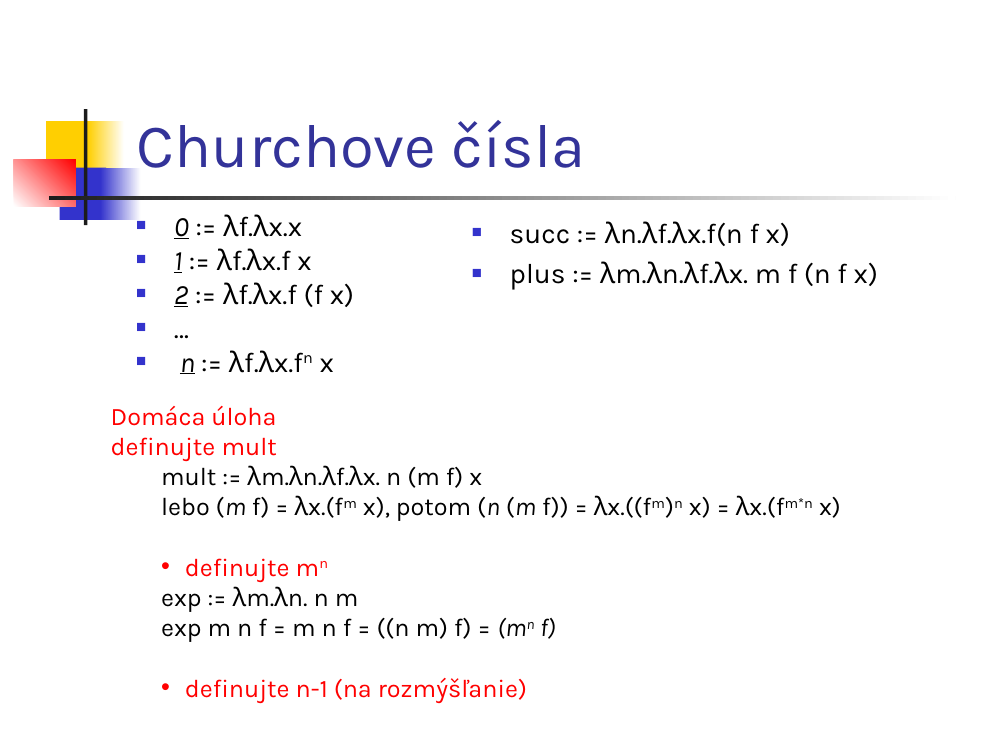
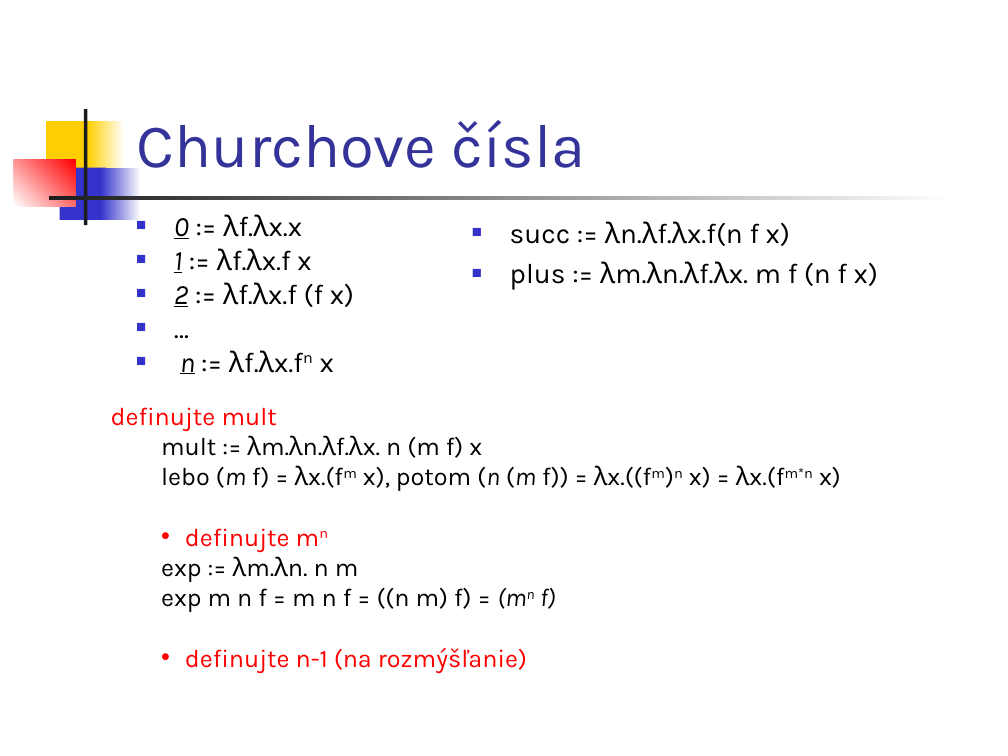
Before and after one commit to Funkcionalne/Prednasky, a slide deck: slide 33 of 06/06_fpro.ppt (slide 19 before the commit). Drawn at 1008x756 pixels with LibreOffice and Linux fonts; fonts in the diff are those of the drawing. Boxes give left, top, right and bottom in pixels: in the first picture for what was removed or moved away, otherwise in the second. Text is boxed around its words. In the diff, an @@ line names an element or a change of style, - is before the commit and + after.

```diff
--- a/06/06_fpro.ppt
+++ b/06/06_fpro.ppt
@@ text at (x1=111, y1=406, x2=276, y2=426): paragraph removed @@
-Domáca úloha
```
Also in this commit, not shown: 8 other slides changed, 8 slides removed, 1 other file.
